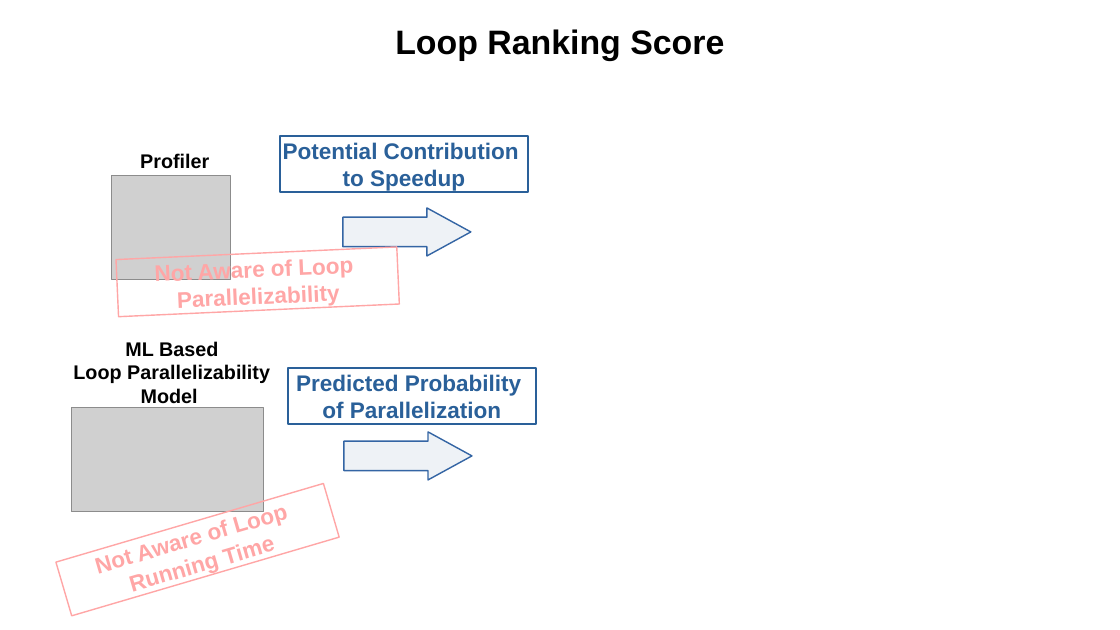
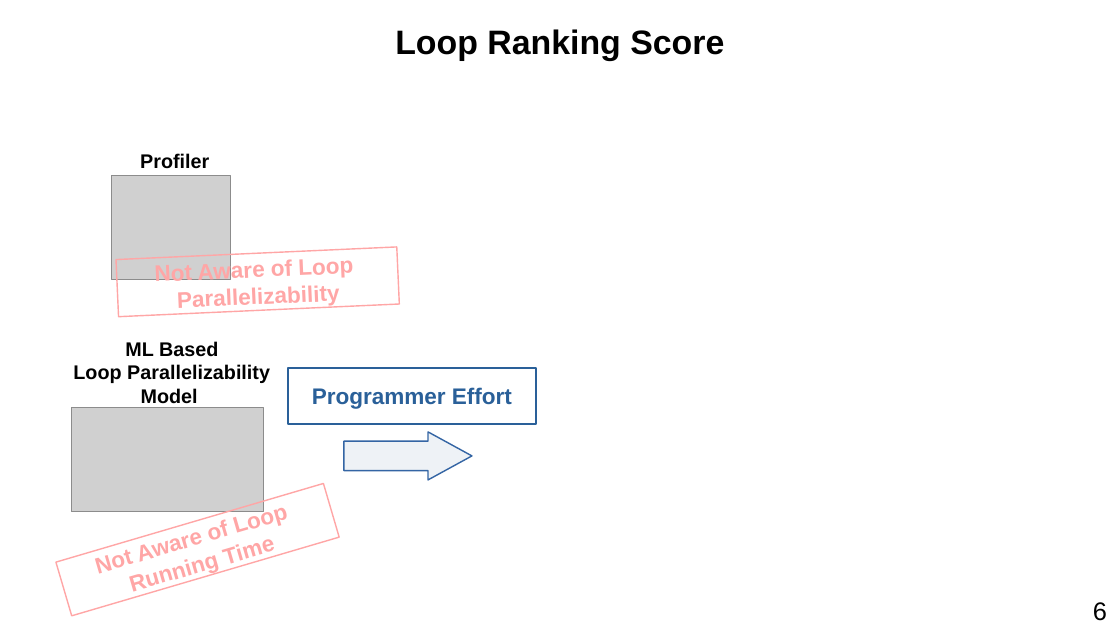
Before and after one commit to harel-coffee/PParMetrics-auto, a slide deck: slide 28 of doc/AI_SEPS_2019_talk/presentation.odp. Drawn at 1120x630 pixels with LibreOffice and Linux fonts; fonts in the diff are those of the drawing; grey boxes stand for pictures. Boxes give left, top, right and bottom in pixels: in the first picture for what was removed or moved away, otherwise in the second. Text is boxed around its words. In the diff, an @@ line names an element or a change of style, - is before the commit and + after.

```diff
--- a/doc/AI_SEPS_2019_talk/presentation.odp
+++ b/doc/AI_SEPS_2019_talk/presentation.odp
@@ rectangle removed at (x1=281, y1=136, x2=528, y2=192) @@
-Potential Contribution
-to Speedup
@@ right arrow removed at (x1=343, y1=208, x2=471, y2=256) @@
@@ text in rectangle at (x1=312, y1=387, x2=512, y2=409): text changed @@
-Predicted Probability
-of Parallelization
+Programmer Effort
@@ text added at (x1=1093, y1=602, x2=1107, y2=621), 18 pt, text #000000 @@
+6
```
Also in this commit, not shown: 38 other slides changed, 2 slides added, 2 slides removed, 2 other files.
